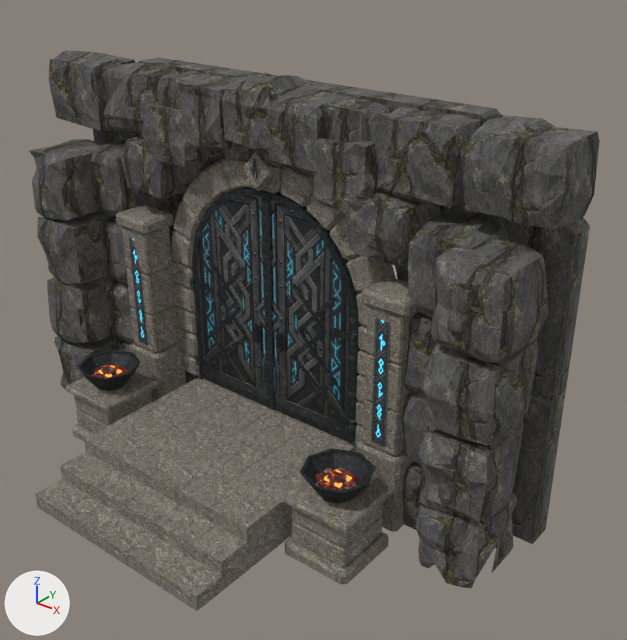
The glTF model board3d/models/dwarf-gate-v4.glb as it was, and as the next commit left it.
Before and after are seen from a 50 mm lens placed at (6.71, -4.66, 6.79), pointed at (0.53, 3.06, 2.01). Every picture has the same lights, and +X, +Y and +Z are marked at lower left. The older version comes first. Where no turn or scale is listed for an object, it has been applied to the vertices. Vertices at exactly the same position are counted once.

Objects in the first picture: 'door_l', 'door_r', 'rock_r_10', 'rock_r_11', 'rock_r_12', 'rock_r_13', 'rock_ring_0', 'rock_ring_1', 'rock_ring_2', 'rock_shoulders', 'rock_top_0', 'rock_top_1', 'rock_top_5', 'rock_top_6' and 92 more.
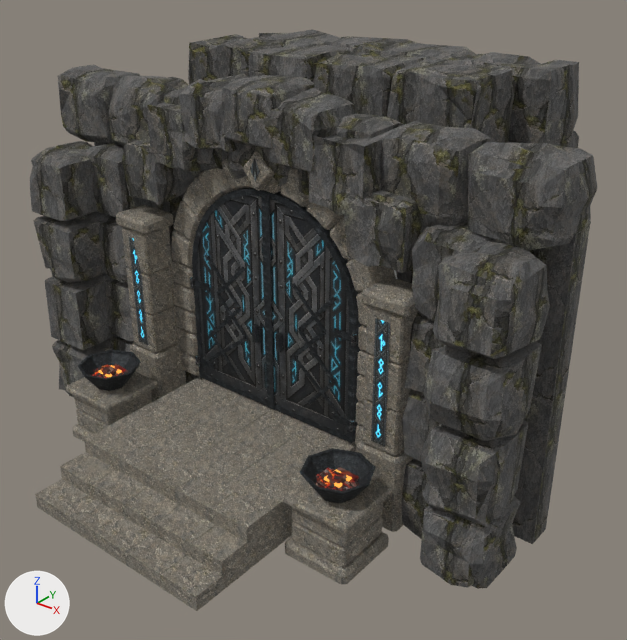
What differs and where, as boxes (x1, y1, x2, y2) in the pictures (627 x 640 px; the box of a moved part takes in the faces that stretch with it):
'rock_shoulders', reshaped: before (93, 58, 590, 544); after (94, 142, 590, 544)
'rock_top_6', reshaped (6% narrower): before (461, 115, 600, 229); after (467, 142, 597, 251)
'rock_top_5', reshaped: before (369, 107, 481, 208); after (380, 121, 494, 227)
'rock_back_03', added: after (387, 59, 514, 143)
'rock_r_10', reshaped: before (416, 492, 518, 588); after (420, 496, 521, 589)
'rock_back_13', added: after (476, 52, 579, 145)
'rock_top_0', reshaped: before (49, 50, 135, 132); after (58, 64, 141, 143)
'rock_top_1', reshaped: before (100, 62, 180, 135); after (109, 76, 188, 147)
'rock_back_02', added: after (313, 53, 426, 116)
'rock_back_00', added: after (188, 34, 285, 85)
'rock_back_01', added: after (249, 42, 353, 82)
'rock_back_11', added: after (322, 36, 421, 54)
'rock_back_12', added: after (389, 44, 483, 60)
'rock_back_10', added: after (259, 29, 340, 46)
'rock_roof', added (mostly hidden): after (554, 131, 579, 148)
part 2 of me_rock_shoulders, moved or reshaped (not visible afterwards): before (107, 58, 590, 266)

What changed in the scene script:
```text
Change me_rock_r_10:
    remove me_rock_r_10.from_pydata(...)  # 71 vertices, 124 faces; spans x 2.773..3.649, y 1.934..2.983, z -0.038..0.916
    add me_rock_r_10.from_pydata(...)  # 56 vertices, 96 faces; spans x 2.789..3.638, y 1.922..2.971, z -0.042..0.9
    me_rock_r_10 part 1
    70 vertices are removed from x 2.773..3.649, y 1.934..2.983, z -0.038..0.916
    124 faces are deleted
    55 vertices are added at x 2.789..3.638, y 1.922..2.971, z -0.042..0.9
    96 new faces join them
Change me_rock_shoulders:
    remove me_rock_shoulders.from_pydata(...)  # 44 vertices, 64 faces; spans x -3.7..3.7, y 3.2..3.55, z 0.0..4.85
    add me_rock_shoulders.from_pydata(...)  # 44 vertices, 64 faces; spans x -3.7..3.7, y 3.2..3.55, z 0.0..4.3
    me_rock_shoulders part 2: all 10 vertices in x -2.55..2.55, y 3.2..3.55, z 4.85 are scaled about their middle by (0.784, 1, 1), then moved by (0.0, 0.0, -0.55)
Change me_rock_top_0:
    remove me_rock_top_0.from_pydata(...)  # 74 vertices, 144 faces; spans x -3.954..-2.795, y 2.607..3.54, z 3.916..4.9
    add me_rock_top_0.from_pydata(...)  # 61 vertices, 118 faces; spans x -3.937..-2.846, y 2.657..3.643, z 3.711..4.673
    me_rock_top_0 part 3: the whole mesh is rebuilt
Change me_rock_top_1:
    remove me_rock_top_1.from_pydata(...)  # 85 vertices, 166 faces; spans x -2.826..-1.725, y 2.609..3.538, z 3.946..4.897
    add me_rock_top_1.from_pydata(...)  # 67 vertices, 130 faces; spans x -2.825..-1.738, y 2.663..3.63, z 3.659..4.698
    me_rock_top_1 part 4: the whole mesh is rebuilt
Change me_rock_top_5:
    remove me_rock_top_5.from_pydata(...)  # 69 vertices, 134 faces; spans x 1.524..2.668, y 2.622..3.553, z 3.932..4.832
    add me_rock_top_5.from_pydata(...)  # 60 vertices, 116 faces; spans x 1.527..2.608, y 2.688..3.652, z 3.722..4.689
    me_rock_top_5 part 5: the whole mesh is rebuilt
Change me_rock_top_6:
    remove me_rock_top_6.from_pydata(...)  # 74 vertices, 144 faces; spans x 2.648..3.793, y 2.597..3.57, z 3.938..4.865
    add me_rock_top_6.from_pydata(...)  # 61 vertices, 118 faces; spans x 2.659..3.779, y 2.666..3.69, z 3.692..4.692
    me_rock_top_6 part 6: the whole mesh is rebuilt
Add ob_rock_roof:
    ob_rock_roof = bpy.data.objects.new('rock_roof', me_rock_roof)  # 16 vertices, 20 faces; spans x -2.6..2.6, y 3.4..5.8, z 0.0..4.2; in mat_gate_rock (picture img_tex_rockside_v12)
    ob_rock_roof.location = (0.0, 0.0, 0.0)
Add ob_rock_back_13:
    ob_rock_back_13 = bpy.data.objects.new('rock_back_13', me_rock_back_13)  # 66 vertices, 128 faces; spans x 1.394..2.629, y 4.714..5.746, z 4.05..5.101; in mat_gate_rock (picture img_tex_rockside_v12)
    ob_rock_back_13.location = (0.0, 0.0, 0.0)
Add ob_rock_back_12:
    ob_rock_back_12 = bpy.data.objects.new('rock_back_12', me_rock_back_12)  # 75 vertices, 146 faces; spans x 0.298..1.538, y 4.698..5.746, z 4.058..5.079; in mat_gate_rock (picture img_tex_rockside_v12)
    ob_rock_back_12.location = (0.0, 0.0, 0.0)
Add ob_rock_back_11:
    ob_rock_back_11 = bpy.data.objects.new('rock_back_11', me_rock_back_11)  # 73 vertices, 142 faces; spans x -0.812..0.416, y 4.702..5.766, z 4.054..5.102; in mat_gate_rock (picture img_tex_rockside_v12)
    ob_rock_back_11.location = (0.0, 0.0, 0.0)
Add ob_rock_back_10:
    ob_rock_back_10 = bpy.data.objects.new('rock_back_10', me_rock_back_10)  # 71 vertices, 138 faces; spans x -1.928..-0.662, y 4.659..5.76, z 3.997..5.095; in mat_gate_rock (picture img_tex_rockside_v12)
    ob_rock_back_10.location = (0.0, 0.0, 0.0)
Add ob_rock_back_03:
    ob_rock_back_03 = bpy.data.objects.new('rock_back_03', me_rock_back_03)  # 61 vertices, 118 faces; spans x 1.037..2.219, y 3.702..4.807, z 4.034..5.12; in mat_gate_rock (picture img_tex_rockside_v12)
    ob_rock_back_03.location = (0.0, 0.0, 0.0)
Add ob_rock_back_02:
    ob_rock_back_02 = bpy.data.objects.new('rock_back_02', me_rock_back_02)  # 64 vertices, 124 faces; spans x -0.123..1.076, y 3.715..4.744, z 4.019..5.065; in mat_gate_rock (picture img_tex_rockside_v12)
    ob_rock_back_02.location = (0.0, 0.0, 0.0)
Add ob_rock_back_01:
    ob_rock_back_01 = bpy.data.objects.new('rock_back_01', me_rock_back_01)  # 58 vertices, 112 faces; spans x -1.237..0.024, y 3.71..4.78, z 4.065..5.08; in mat_gate_rock (picture img_tex_rockside_v12)
    ob_rock_back_01.location = (0.0, 0.0, 0.0)
Add ob_rock_back_00:
    ob_rock_back_00 = bpy.data.objects.new('rock_back_00', me_rock_back_00)  # 66 vertices, 128 faces; spans x -2.313..-1.112, y 3.723..4.761, z 4.053..5.092; in mat_gate_rock (picture img_tex_rockside_v12)
    ob_rock_back_00.location = (0.0, 0.0, 0.0)
```
